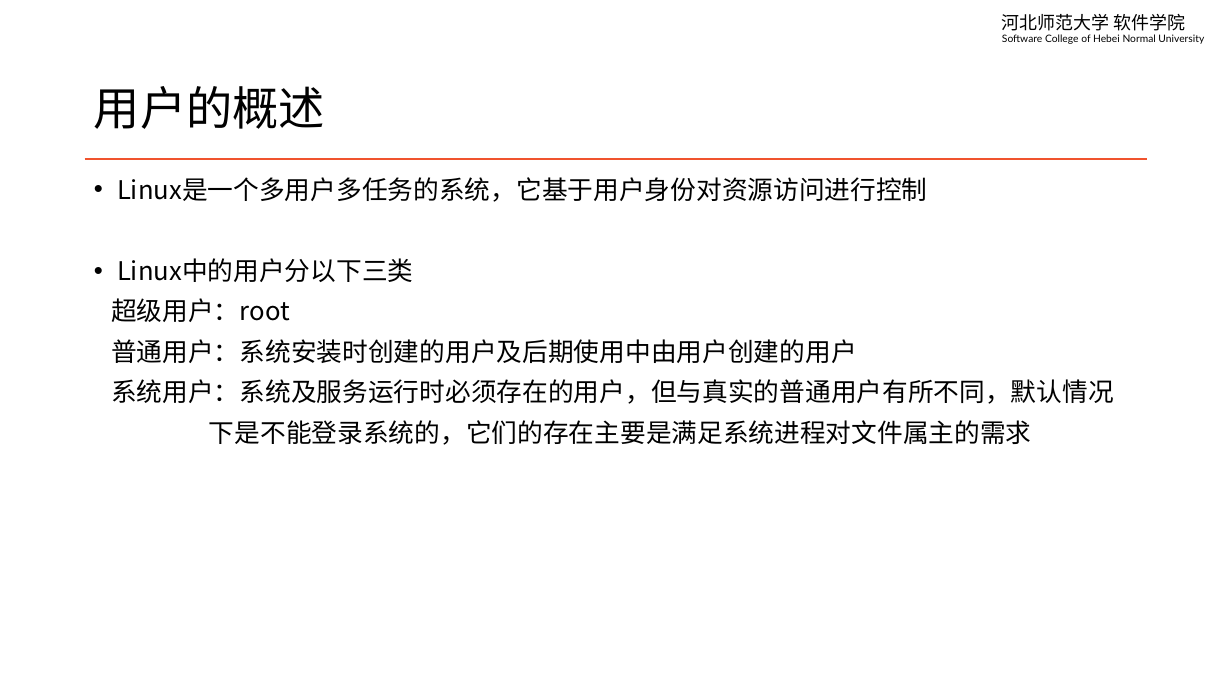
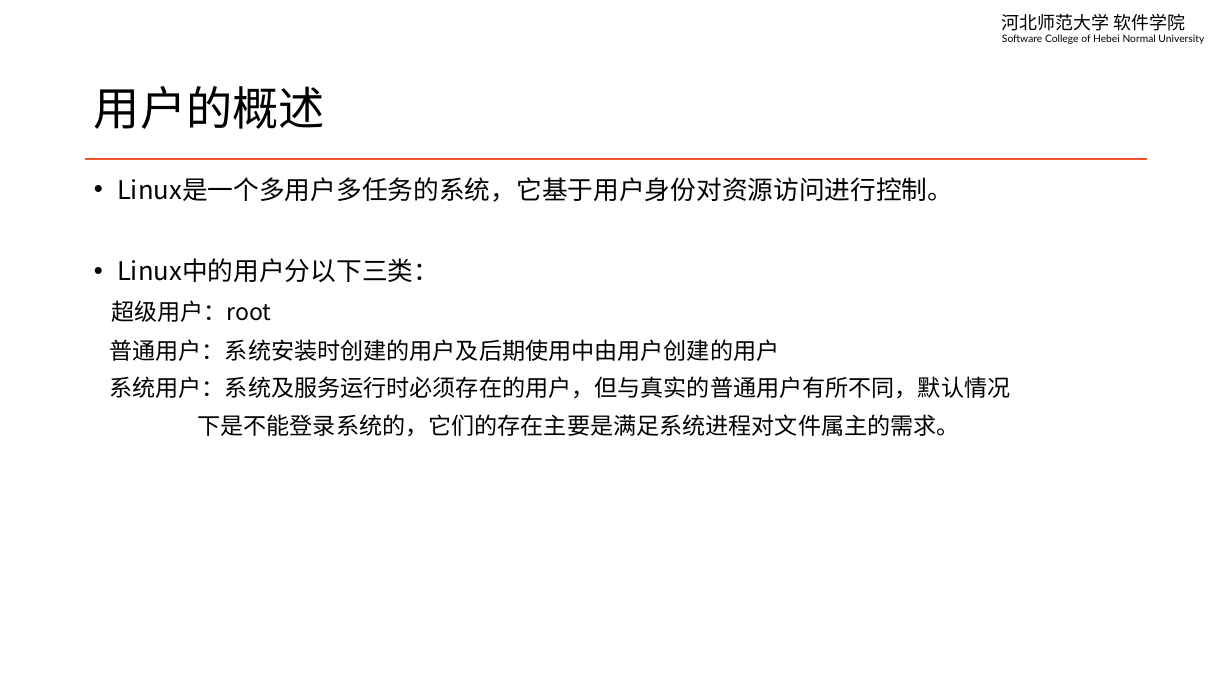
Before and after one commit to edu2act/course-linux-system, a slide deck: slide 2 of materials/slides/ch05-user-managment.pptx. Drawn at 1232x693 pixels with LibreOffice and Linux fonts; fonts in the diff are those of the drawing. Boxes give left, top, right and bottom in pixels: in the first picture for what was removed or moved away, otherwise in the second. Text is boxed around its words. In the diff, an @@ line names an element or a change of style, - is before the commit and + after.

```diff
--- a/materials/slides/ch05-user-managment.pptx
+++ b/materials/slides/ch05-user-managment.pptx
@@ text at [117, 177, 953, 282]: text changed @@
-• Linux是一个多用户多任务的系统，它基于用户身份对资源访问进行控制
-• Linux中的用户分以下三类
+• Linux是一个多用户多任务的系统，它基于用户身份对资源访问进行控制。
+• Linux中的用户分以下三类：
@@ text at [109, 300, 1010, 399]: size 20 to 18 pt in "超级用户：root", "普通用户：系统安装时创建的用户及后期使用中由用户创建的用户", "系统用户：系统及服务运行时必须存在的用户，但与真实的普通用户有所不同，默认情况" @@
@@ text at [197, 414, 959, 437]: text changed; size 20 to 18 pt @@
-下是不能登录系统的，它们的存在主要是满足系统进程对文件属主的需求
+下是不能登录系统的，它们的存在主要是满足系统进程对文件属主的需求。
```
Also in this commit, not shown: 3 other slides changed, 4 other files.
